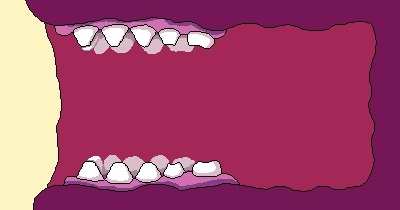
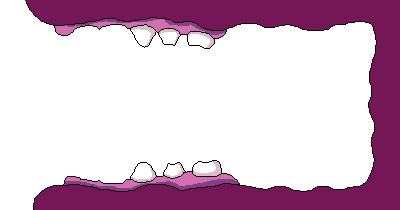
Before/after of a (400, 210) layered artwork. What changed in the layer stack:
painted on "teeth foreground" over 0, 0, 284, 210
hid "teeth that are sorta in the background", painted on it over 0, 0, 192, 210
painted on "Gums" over 0, 0, 311, 210
hid "teeth background", painted on it over 64, 24, 256, 187
hid "gums background", painted on it over 64, 24, 256, 187
hid "Background" over 0, 0, 376, 210
